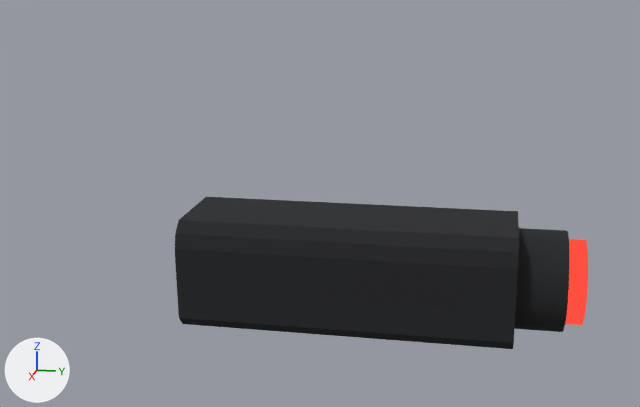
The glTF model assets/models/attachment_launcher_laser.glb as it was, and as the next commit left it.
Camera for both pictures: a camera (50 mm lens) standing at (0.1457, 0.2917, -0.0293) and looking at (-0.0024, 0.2621, -0.0664). Lighting does not change. The marker at lower left points along +X, +Y and +Z. The first picture is the older version. Vertices at exactly the same position are counted once.

The first picture shows 'attachment_launcher_laser__launcher_laser__launcher_laser__body', 'attachment_launcher_laser__launcher_laser__launcher_laser__emitter'.
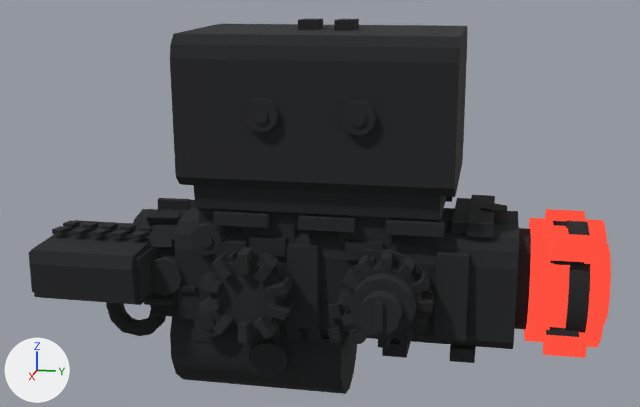
What the commit changed:
me_geometry_319_ds_wblack is used by ob_attachment_launcher_laser__launcher_laser__launcher_laser__body; location (0.0, 0.0, 0.0).
me_geometry_319_ds_wblack had 90 vertices, 168 faces and spanned x -0.011..0.011, y 0.24..0.304, z -0.087..-0.067.
me_geometry_319_ds_wblack now has 3374 vertices, 5772 faces and spans x -0.0277..0.0228, y 0.2162..0.308, z -0.0998..-0.0347.
me_geometry_319_ds_wblack part 1: the loose piece of 42 vertices spanning x -0.0083..0.0083, y 0.296..0.304, z -0.0855..-0.0685 is copied, and the copy is scaled about its middle by (1.15, -3.75, -1.15), then moved by (0.0, -0.047, -0.013); it spans x -0.0096..0.0096, y 0.238..0.268, z -0.0998..-0.0802.
me_geometry_319_ds_wblack part 2: a new loose piece, a box spanning x -0.0085..0.0085, y 0.2855..0.2905, z -0.0675..-0.0657, in mat_ds_wblack (black #222326).
me_geometry_319_ds_wblack part 3: the loose piece of 42 vertices spanning x -0.0083..0.0083, y 0.296..0.304, z -0.0855..-0.0685 is copied, and the copy is scaled about its middle by (1.08, -0.75, -1.08), then moved by (0.0, -0.063, 0.0); it spans x -0.009..0.009, y 0.234..0.24, z -0.0862..-0.0678.
me_geometry_319_ds_wblack part 4: 3152 vertices added at x -0.0277..0.0228, y 0.2162..0.308, z -0.0932..-0.0347.
Other edits to the shape of me_geometry_319_ds_wblack do not show in these pictures.
me_geometry_320_ds_wreticle is used by ob_attachment_launcher_laser__launcher_laser__launcher_laser__emitter; location (0.0, 0.0, 0.0).
me_geometry_320_ds_wreticle had 36 vertices, 68 faces and spanned x -0.0072..0.0072, y 0.304..0.307, z -0.0842..-0.0698.
me_geometry_320_ds_wreticle now has 530 vertices, 968 faces and spans x -0.01033..0.01033, y 0.298..0.3105, z -0.0876..-0.0664.
me_geometry_320_ds_wreticle part 5: the loose piece of 36 vertices spanning x -0.0072..0.0072, y 0.304..0.307, z -0.0842..-0.0698 is copied, and the copy is scaled about its middle by (0.944, 0.333, 0.944), then moved by (0.0, 0.0045, 0.0); it spans x -0.0068..0.0068, y 0.3095..0.3105, z -0.0838..-0.0702.
me_geometry_320_ds_wreticle part 6: the loose piece of 36 vertices spanning x -0.0072..0.0072, y 0.304..0.307, z -0.0842..-0.0698 is copied, and the copy is scaled about its middle by (0.306, -1.67, -0.306), then moved by (0.00608, -0.0035, 0.00608); it spans x 0.00388..0.00828, y 0.2995..0.3045, z -0.07312..-0.06872.
me_geometry_320_ds_wreticle part 7: the loose piece of 36 vertices spanning x -0.0072..0.0072, y 0.304..0.307, z -0.0842..-0.0698 is copied, and the copy is scaled about its middle by (0.306, -1.67, -0.306), then moved by (0.00608, -0.0035, -0.00608); it spans x 0.00388..0.00828, y 0.2995..0.3045, z -0.08528..-0.08088.
me_geometry_320_ds_wreticle part 8: 270 vertices added at x -0.01033..0.01033, y 0.298..0.3095, z -0.0876..-0.0664.
Other edits to the shape of me_geometry_320_ds_wreticle do not show in these pictures.

Changed parts and their boxes [x1, y1, x2, y2] in the pictures (640 x 407 px):
'attachment_launcher_laser__launcher_laser__launcher_laser__body', reshaped (42% wider, 146% taller)
    before: [175, 197, 569, 349]
    after: [29, 19, 590, 394]
'attachment_launcher_laser__launcher_laser__launcher_laser__emitter', reshaped
    before: [565, 239, 588, 325]
    after: [524, 209, 611, 358]
part 1 of me_geometry_319_ds_wblack, added (black)
    after: [170, 303, 357, 394]
part 2 of me_geometry_319_ds_wblack, added (black)
    after: [451, 198, 471, 234]
part 3 of me_geometry_319_ds_wblack, added
    after: [149, 208, 192, 303]
part 4 of me_geometry_319_ds_wblack, added (black)
    after: [29, 19, 590, 379]
part 5 of me_geometry_320_ds_wreticle, added (mostly hidden)
    after: [604, 244, 611, 324]
part 6 of me_geometry_320_ds_wreticle, added (mostly hidden)
    after: [541, 241, 570, 268]
part 7 of me_geometry_320_ds_wreticle, added (mostly hidden)
    after: [535, 322, 566, 341]
part 8 of me_geometry_320_ds_wreticle, added
    after: [524, 209, 608, 358]
